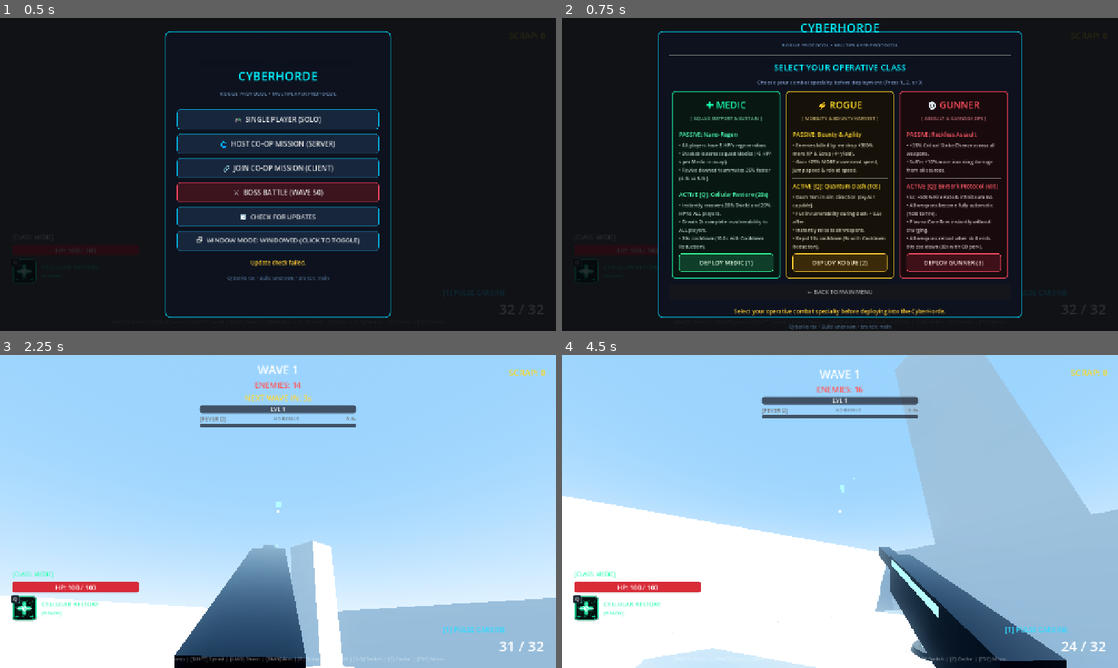
Above: before the commit, frames 1-4 (two rows, left to right).
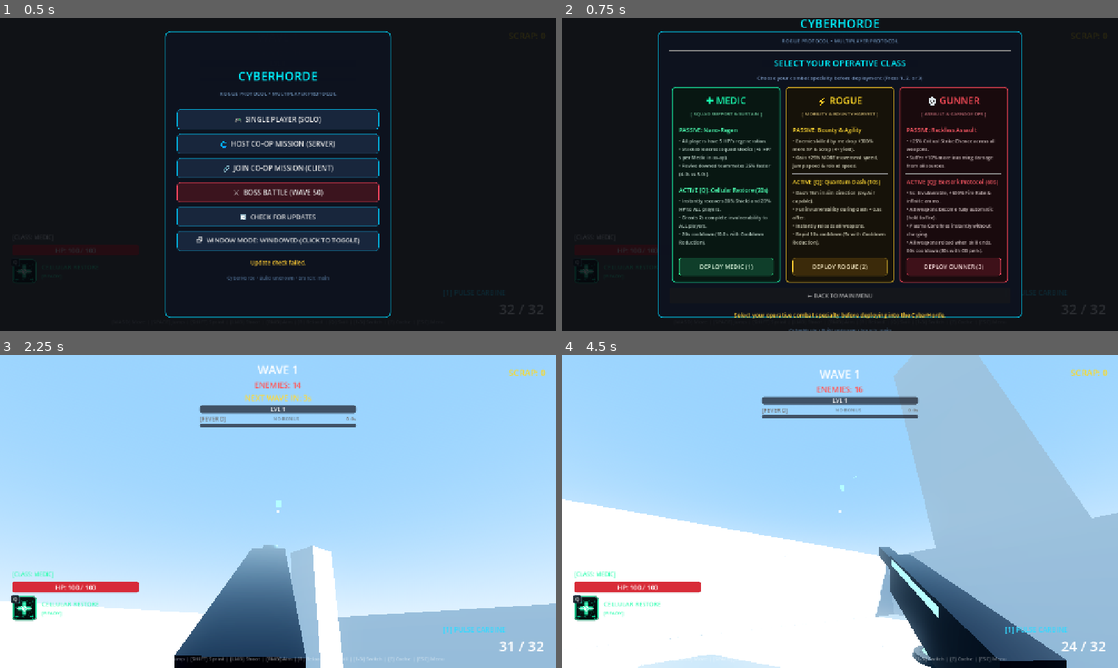
Above: after the commit, the same moments.

Repository: YuriSekaii/CyberHorde-FPS-Roguelike
Game: Godot game, scene res://scenes/main.tscn
Two runs of this game, one before a commit and one after it. Both use one fixed random seed, a clock stepped at 60 frames per second and the inputs below.
Inputs (mouse positions are in pixels of both pictures, inside the frame that each line leads up to):
- Up to frame 1 (0.5 s): no input
- Up to frame 2 (0.75 s): click "🎮 SINGLE PLAYER (SOLO)" at 0.5 s
- Up to frame 3 (2.25 s): click "DEPLOY MEDIC (1)" at 1.25 s; tap Enter at 2 s; move the mouse to (305, 511) at 2.02 s; hold W (move_forward) from 2.03 s (still down); hold Right mouse button (aim) from 2.03 s (still down); click (305, 511) at 2.17 s
- Up to frame 4 (4.5 s): keep holding W (move_forward); tap Space (jump) at 2.27, 2.57, 3.02, 3.32 s; move the mouse to (812, 511) at 2.77 s; release Right mouse button (aim) at 2.78 s; tap E (interact) at 2.85 s; move the mouse to (851, 505) at 3.52 s; press the mouse at (851, 505) at 3.53 s; move the mouse to (834, 517) at 4.27 s; release the mouse at (834, 517) at 4.28 s; tap Shift (sprint) at 4.35 s; click (834, 517) at 4.42 s

Frame 1 is identical in both runs. In frame 2, 16% of the frame differs, in the area x 19-81%, y 0-100%; in frame 3, 1.5%; in frame 4, 2.3%.

Commit message:
balance: Gunner Berserk Protocol grants 5s invulnerability
Co-Authored-By: Claude Opus 5.5 <noreply@anthropic.com>

Diff:
--- a/scenes/ui/lobby_menu.tscn
+++ b/scenes/ui/lobby_menu.tscn
@@ -867,7 +867,7 @@
 size_flags_vertical = 3
 theme_override_colors/font_color = Color(0.95, 0.88, 0.88, 0.85)
 theme_override_font_sizes/font_size = 11
-text = "• 5s: +500% Fire Rate & infinite ammo.
+text = "• 5s: Invulnerable, +500% Fire Rate & infinite ammo.
 • All weapons become fully automatic (hold to fire).
 • Plasma Core fires instantly without charging.
 • All weapons reload when skill ends. 60s cooldown (30s with CD perk)."
--- a/scripts/player/player.gd
+++ b/scripts/player/player.gd
@@ -1227,6 +1227,8 @@
 	skill_max_cooldown = cd
 	skill_cooldown_timer = cd
 	skill_ready = false
+	# Invulnerable for the full active duration
+	trigger_invulnerability(GUNNER_ACTIVE_DURATION)
 
 	if is_reloading:
 		is_reloading = false
@@ -1243,7 +1245,7 @@
 
 	SoundManager.play("level_up", 0.25, 0.6)
 	shake_intensity = 0.22
-	_spawn_floating_text("BERSERK OVERDRIVE!", Color(1.0, 0.2, 0.2))
+	_spawn_floating_text("BERSERK OVERDRIVE! (INVULN 5s)", Color(1.0, 0.2, 0.2))
 
 	var cur_w = weapons[active_weapon_idx]
 	ammo_changed.emit(cur_w.current_ammo, cur_w.max_ammo, false)
Not shown, changed: README.md
